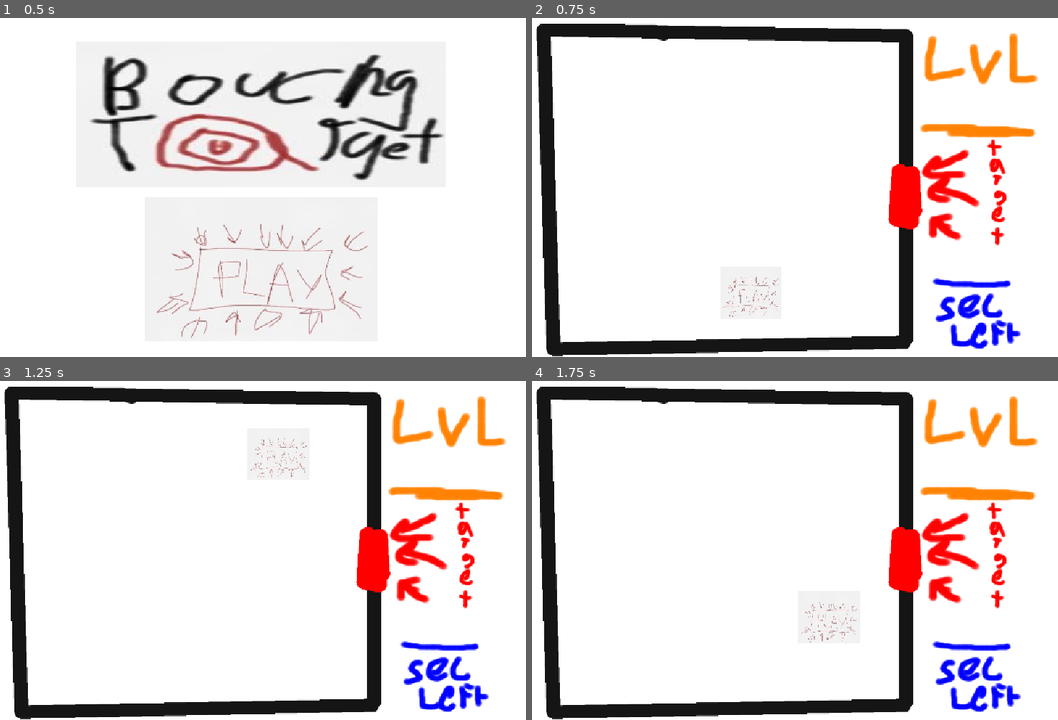
Above: before the commit, frames 1-4 (two rows, left to right).
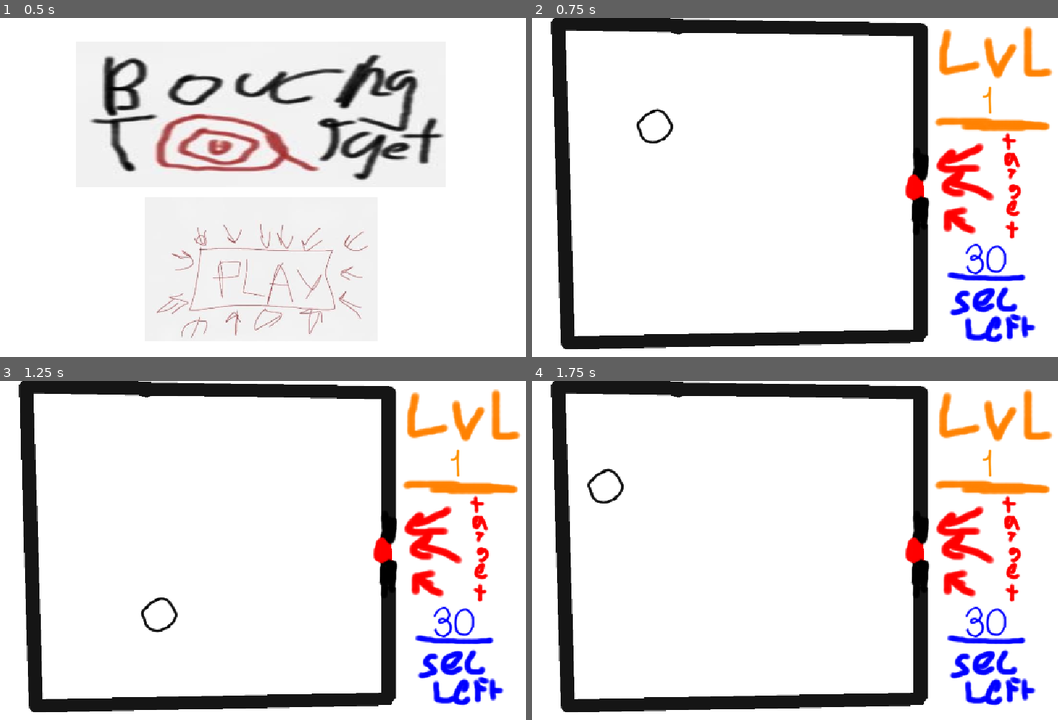
Above: after the commit, the same moments.

Repository: RezThePerson/bouncy-target
Game: Godot game, scene res://scenes/home.tscn
Same seed, same stepped clock (60 frames per second), same inputs: the game is played once before the commit and once after it.
Inputs (mouse positions are in pixels of both pictures, inside the frame that each line leads up to):
- Up to frame 1 (0.5 s): no input
- Up to frame 2 (0.75 s): click (795, 268) at 0.5 s
- Up to frame 3 (1.25 s): no input
- Up to frame 4 (1.75 s): tap Enter at 1.25 s; move the mouse to (921, 533) at 1.27 s; hold Right from 1.28 s (still down); tap R at 1.35 s; click (921, 533) at 1.42 s

Frame 1 is identical in both runs. In frame 2, 24% of the frame differs, in the area x 0-99%, y 0-100%; in frame 3, 24%; in frame 4, 24%.

Commit message:
make mvp with sound and it working :p

Diff:
--- a/scenes/game.tscn
+++ b/scenes/game.tscn
@@ -3,7 +3,8 @@
 [ext_resource type="Script" uid="uid://clx0llcmfsgs7" path="res://scripts/game/main.gd" id="1_lnu2h"]
 [ext_resource type="Script" uid="uid://csb82rpvjc5s6" path="res://scripts/game/ball.gd" id="2_lbhrr"]
 [ext_resource type="Texture2D" uid="uid://n3m0cblg4f0y" path="res://assets/walls.png" id="3_iywne"]
-[ext_resource type="Texture2D" uid="uid://8sx0h32t74th" path="res://assets/play button.jpg" id="3_lbhrr"]
+[ext_resource type="Texture2D" uid="uid://dcb1jmna3bxmu" path="res://assets/ball.png" id="4_lbhrr"]
+[ext_resource type="FontFile" uid="uid://b3tqcuidwdhcb" path="res://assets/CraftyGirls-Regular.ttf" id="5_iywne"]
 
 [sub_resource type="SegmentShape2D" id="SegmentShape2D_0xm2m"]
 b = Vector2(1, 578)
@@ -20,39 +21,49 @@
 b = Vector2(-276, 602)
 
 [sub_resource type="CircleShape2D" id="CircleShape2D_7mycd"]
-radius = 65.795135
+radius = 33.06055
+
+[sub_resource type="CapsuleShape2D" id="CapsuleShape2D_y04rq"]
+radius = 16.0
+height = 50.0
 
 [node name="Game" type="Node2D" unique_id=2124993773]
 script = ExtResource("1_lnu2h")
 
-[node name="Walls" type="StaticBody2D" parent="." unique_id=1833313806]
+[node name="Walls" type="Node2D" parent="." unique_id=1996412865]
+position = Vector2(19, 2)
 
 [node name="Right Wall" type="StaticBody2D" parent="Walls" unique_id=1016590104]
+position = Vector2(51, -7)
 
 [node name="CollisionShape2D" type="CollisionShape2D" parent="Walls/Right Wall" unique_id=442661156]
 position = Vector2(721, 31)
 shape = SubResource("SegmentShape2D_0xm2m")
 
 [node name="Bottom Wall" type="StaticBody2D" parent="Walls" unique_id=1749543229]
+position = Vector2(51, -7)
 
 [node name="CollisionShape2D" type="CollisionShape2D" parent="Walls/Bottom Wall" unique_id=1977799967]
 position = Vector2(54, 621)
 shape = SubResource("SegmentShape2D_h2yge")
 
 [node name="Top Wall" type="StaticBody2D" parent="Walls" unique_id=1442582940]
+position = Vector2(51, -7)
 
 [node name="CollisionShape2D" type="CollisionShape2D" parent="Walls/Top Wall" unique_id=1357200433]
 position = Vector2(29, 19)
 shape = SubResource("SegmentShape2D_ky7ql")
 
 [node name="Left Wall" type="StaticBody2D" parent="Walls" unique_id=93338874]
+position = Vector2(51, -7)
 
 [node name="CollisionShape2D" type="CollisionShape2D" parent="Walls/Left Wall" unique_id=1069524309]
 position = Vector2(322, 27)
 shape = SubResource("SegmentShape2D_1bvp3")
 
 [node name="Sprite2D" type="Sprite2D" parent="Walls" unique_id=1513280824]
-position = Vector2(495, 325)
+show_behind_parent = true
+position = Vector2(504, 311.00003)
 scale = Vector2(0.9075, 0.83333325)
 texture = ExtResource("3_iywne")
 
@@ -62,10 +73,46 @@
 script = ExtResource("2_lbhrr")
 
 [node name="Sprite2D" type="Sprite2D" parent="Ball" unique_id=1940604407]
-position = Vector2(424.75, 381.875)
-scale = Vector2(0.24687505, 0.33754206)
-texture = ExtResource("3_lbhrr")
+show_behind_parent = true
+position = Vector2(327.99997, 97)
+scale = Vector2(0.349375, 0.3133333)
+texture = ExtResource("4_lbhrr")
 
 [node name="CollisionShape2D" type="CollisionShape2D" parent="Ball" unique_id=1813880879]
-position = Vector2(427, 387)
+position = Vector2(260, 129)
 shape = SubResource("CircleShape2D_7mycd")
+
+[node name="Target" type="StaticBody2D" parent="." unique_id=499327045]
+
+[node name="CollisionShape2D" type="CollisionShape2D" parent="Target" unique_id=2008206929]
+position = Vector2(784, 325)
+shape = SubResource("CapsuleShape2D_y04rq")
+
+[node name="Level" type="Node2D" parent="." unique_id=1927229403]
+
+[node name="level" type="Label" parent="Level" unique_id=7394628]
+modulate = Color(1, 0.56666666, 0, 1)
+offset_left = 830.0
+offset_top = 110.0
+offset_right = 1014.0
+offset_bottom = 214.0
+theme_override_fonts/font = ExtResource("5_iywne")
+theme_override_font_sizes/font_size = 72
+text = "111"
+horizontal_alignment = 1
+vertical_alignment = 1
+
+[node name="Time" type="Node2D" parent="." unique_id=1305177014]
+position = Vector2(-5, 305)
+
+[node name="time" type="Label" parent="Time" unique_id=1669700886]
+modulate = Color(0.007843138, 0.007843138, 1, 1)
+offset_left = 830.0
+offset_top = 110.0
+offset_right = 1014.0
+offset_bottom = 214.0
+theme_override_fonts/font = ExtResource("5_iywne")
+theme_override_font_sizes/font_size = 72
+text = "111"
+horizontal_alignment = 1
+vertical_alignment = 1
--- a/scripts/game/ball.gd
+++ b/scripts/game/ball.gd
@@ -1,11 +1,64 @@
 extends CharacterBody2D
 
-const SPEED := 900.0
+signal hit_target
+
+const BASE_SPEED := 500.0
+const SPEED_STEP := 100.0
+const MIN_AXIS_COMPONENT := 0.25   # keeps ball from bouncing purely horizontally/vertically
+const STUCK_CHECK_TIME := 0.4
+const STUCK_DISTANCE := 20.0
+const BOUNCE_SOUND := preload("res://assets/ballbounce.wav")
+
+var speed := BASE_SPEED
+var _stuck_timer := 0.0
+var _stuck_origin := Vector2.ZERO
+var _bounce_player: AudioStreamPlayer2D
 
 func _ready():
-	velocity = Vector2.from_angle(randf() * TAU) * SPEED
+	safe_margin = 0.5
+	_bounce_player = AudioStreamPlayer2D.new()
+	_bounce_player.stream = BOUNCE_SOUND
+	add_child(_bounce_player)
+	velocity = Vector2.from_angle(randf() * TAU) * speed
+	_fix_angle()
+	_stuck_origin = global_position
 
-func _physics_process(delta):
-	var hit := move_and_collide(velocity * delta)
-	if hit:
-		velocity = velocity.bounce(hit.get_normal()).normalized() * SPEED
+func _physics_process(delta: float) -> void:
+	var motion: Vector2 = velocity * delta
+	for i in 4:  # handle corners / multiple hits in one frame
+		var hit: KinematicCollision2D = move_and_collide(motion)
+		if hit == null:
+			break
+		var n: Vector2 = hit.get_normal()
+		var collider: Object = hit.get_collider()
+		if collider != null and collider.name == "Target":
+			speed += SPEED_STEP
+			hit_target.emit()
+		_bounce_player.play()
+		velocity = velocity.bounce(n).normalized() * speed
+		_fix_angle()
+		motion = hit.get_remainder().bounce(n)
+		global_position += n * 0.5  # tiny push out so we don't re-hit instantly
+
+	_check_stuck(delta)
+
+func _fix_angle() -> void:
+	var d := velocity.normalized()
+	if abs(d.x) < MIN_AXIS_COMPONENT:
+		d.x = MIN_AXIS_COMPONENT * (1.0 if randf() > 0.5 else -1.0) if d.x == 0.0 else MIN_AXIS_COMPONENT * sign(d.x)
+	if abs(d.y) < MIN_AXIS_COMPONENT:
+		d.y = MIN_AXIS_COMPONENT * (1.0 if randf() > 0.5 else -1.0) if d.y == 0.0 else MIN_AXIS_COMPONENT * sign(d.y)
+	velocity = d.normalized() * speed
+
+func _check_stuck(delta: float) -> void:
+	_stuck_timer += delta
+	if _stuck_timer < STUCK_CHECK_TIME:
+		return
+	if global_position.distance_to(_stuck_origin) < STUCK_DISTANCE:
+		# stuck: kick it in a fresh random direction and shove it free
+		var dir := Vector2.from_angle(randf() * TAU)
+		global_position += dir * 6.0
+		velocity = dir * speed
+		_fix_angle()
+	_stuck_timer = 0.0
+	_stuck_origin = global_position
--- a/scripts/game/main.gd
+++ b/scripts/game/main.gd
@@ -1,30 +1,139 @@
 extends Node2D
 
-@onready var walls: StaticBody2D = $Walls
+const MIN_DIST := 8.0
+const LINE_WIDTH := 5.0
+const LINE_COLOR := Color(0.33, 0.079, 0.18, 1.0)
+const BALL_CLEARANCE := 24.0
+
+const START_TIME := 30.0
+const TIME_PER_LEVEL_REDUCTION := 2.0
+const MIN_TIME := 5.0
+
+var wall_body: StaticBody2D
+var stroke: Line2D = null
 var last_pos := Vector2.ZERO
-var drawing := false
-var lines: Array[PackedVector2Array] = []  # for rendering
 
-func _unhandled_input(event):
-	if event is InputEventMouseButton and event.button_index == MOUSE_BUTTON_LEFT:
-		drawing = event.pressed
-		last_pos = get_global_mouse_position()
-	elif event is InputEventMouseMotion and drawing:
-		var p := get_global_mouse_position()
-		if p.distance_to(last_pos) > 8.0:
-			_add_segment(last_pos, p)
-			last_pos = p
+var level := 1
+var time_limit := START_TIME
+var time_left := START_TIME
 
-func _add_segment(a: Vector2, b: Vector2):
-	var shape := SegmentShape2D.new()
-	shape.a = a
-	shape.b = b
+@onready var level_label: Label = $Level/level
+@onready var time_label: Label = $Time/time
+
+var ball_start_pos := Vector2.ZERO
+var strokes: Array[Line2D] = []
+
+var strokes_root: Node2D
+
+func _ready() -> void:
+	print("main.gd ready")
+	wall_body = StaticBody2D.new()
+	wall_body.name = "PlayerWalls"
+	wall_body.collision_layer = 1
+	add_child(wall_body)
+
+	strokes_root = Node2D.new()
+	strokes_root.name = "Strokes"
+	add_child(strokes_root)
+
+	ball_start_pos = $Ball.global_position
+	$Ball.hit_target.connect(_on_target_hit)
+	_update_ui()
+
+func _on_target_hit() -> void:
+	level += 1
+	time_limit = max(MIN_TIME, time_limit - TIME_PER_LEVEL_REDUCTION)
+	time_left = time_limit
+	_clear_strokes()
+	_reset_ball()
+	_update_ui()
+
+func _clear_strokes() -> void:
+	stroke = null
+	for s in strokes_root.get_children():
+		s.queue_free()
+	for cs in wall_body.get_children():
+		cs.queue_free()
+
+func _reset_ball() -> void:
+	var ball := get_node_or_null("Ball")
+	if ball:
+		ball.global_position = ball_start_pos
+func _process(delta: float) -> void:
+	time_left -= delta
+	if time_left <= 0.0:
+		time_left = 0.0
+		_update_ui()
+		_game_over()
+		return
+	_update_ui()
+
+func _physics_process(_delta: float) -> void:
+	var held := Input.is_mouse_button_pressed(MOUSE_BUTTON_LEFT)
+	var p := get_global_mouse_position()
+
+	if not held:
+		stroke = null
+		return
+
+	if stroke == null:
+		stroke = Line2D.new()
+		stroke.width = LINE_WIDTH
+		stroke.default_color = LINE_COLOR
+		stroke.z_index = 100
+		stroke.add_point(p)
+		strokes_root.add_child(stroke)   # <-- was add_child(stroke)
+		last_pos = p
+		print("stroke started at ", p)
+		return
+
+	if p.distance_to(last_pos) >= MIN_DIST:
+		_add_segment(last_pos, p)
+
+
+
+func _add_segment(a: Vector2, b: Vector2) -> void:
+	var ball: Node2D = get_node_or_null("Ball") as Node2D
+	if ball != null:
+		var closest: Vector2 = Geometry2D.get_closest_point_to_segment(ball.global_position, a, b)
+		if closest.distance_to(ball.global_position) < BALL_CLEARANCE:
+			print("segment skipped: too close to ball")
+			last_pos = b
+			stroke.add_point(b)
+			return
+
+	var length: float = a.distance_to(b)
+	var shape := CapsuleShape2D.new()
+	shape.radius = LINE_WIDTH * 0.5 + 2.0
+	shape.height = length + shape.radius * 2.0
+
 	var cs := CollisionShape2D.new()
 	cs.shape = shape
-	walls.add_child(cs)
-	lines.append(PackedVector2Array([a, b]))
-	queue_redraw()
+	cs.position = (a + b) * 0.5
+	cs.rotation = (b - a).angle() + PI * 0.5  # capsule's long axis is vertical by default
+	wall_body.add_child(cs)
 
-func _draw():
-	for l in lines:
-		draw_line(l[0], l[1], Color.WHITE, 4.0)
+	stroke.add_point(b)
+	last_pos = b
+	print("segment added, total: ", wall_body.get_child_count())
+
+func _on_target_body_entered(body: Node) -> void:
+	if body.name != "Ball":
+		return
+	level += 1
+	time_limit = max(MIN_TIME, time_limit - TIME_PER_LEVEL_REDUCTION)
+	time_left = time_limit
+	body.speed_up()
+	_update_ui()
+
+func _update_ui() -> void:
+	level_label.text = str(level)
+	time_label.text = str(ceili(time_left))
+
+func _game_over() -> void:
+	get_tree().reload_current_scene()
+
+
+func _unhandled_input(event: InputEvent) -> void:
+	if event is InputEventKey and event.pressed and not event.echo and event.keycode == KEY_R:
+		_game_over()
Binary file added: assets/CraftyGirls-Regular.ttf
Not shown, added: assets/CraftyGirls-Regular.ttf.import
Binary file added: assets/ball.png
Not shown, added: assets/ball.png.import
Not shown, added: assets/ballbounce.wav.import
Binary file changed: assets/walls.png
Not shown, added: assets/ballbounce.wav
